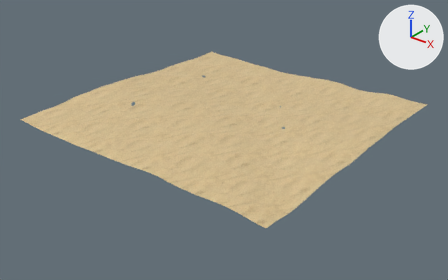
What one commit did to the Blender file blender/terrain.blend.
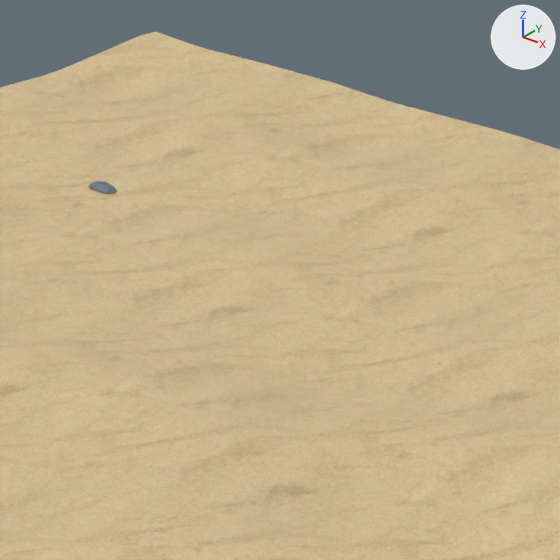
There are two pictures of each version: one whole from a 50 mm lens placed at (435.0, -558.0, 314.0), pointed at (3.0, -17.0, -22.0), one close up on the part from 42% to 62% of the width and 17% to 48% of the height. The axes (+X, +Y, +Z) are drawn at upper right. The lights are the same throughout.
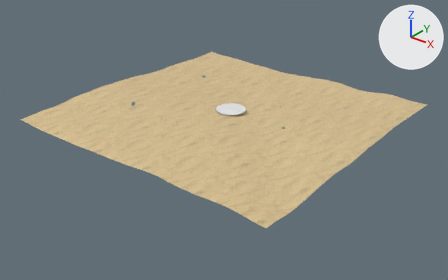
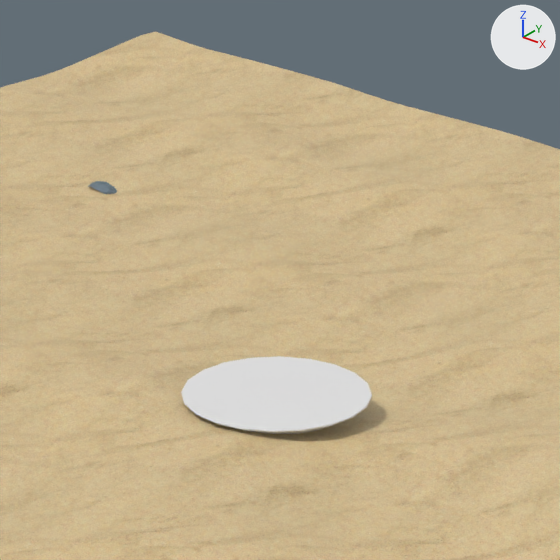
The change, as JSON lines over the scene's bpy script:
```json
{"op": "add", "block": "me_plane_001", "code": ["me_plane_001 = bpy.data.meshes.new('Plane.001')", "me_plane_001.from_pydata(...)  # 481 vertices, 300 faces; spans x -0.99..0.99, y -0.52..0.01, z -1.0..0.99"]}
{"op": "add", "block": "ob_plane_001", "code": ["ob_plane_001 = bpy.data.objects.new('Plane.001', me_plane_001)", "ob_plane_001.location = (0.0, 0.0, 13.5)", "ob_plane_001.rotation_euler = (1.571, 0.0, 0.0)  # degrees (90, 0, 0)", "ob_plane_001.scale = (18.8, 18.8, 18.8)"]}
```

Location of each change, (x1, y1, x2, y2) in pixels of the close-ups (560 x 560 px):
```json
{"object": "Plane.001", "change": "added", "after": [181, 356, 372, 434]}
```
